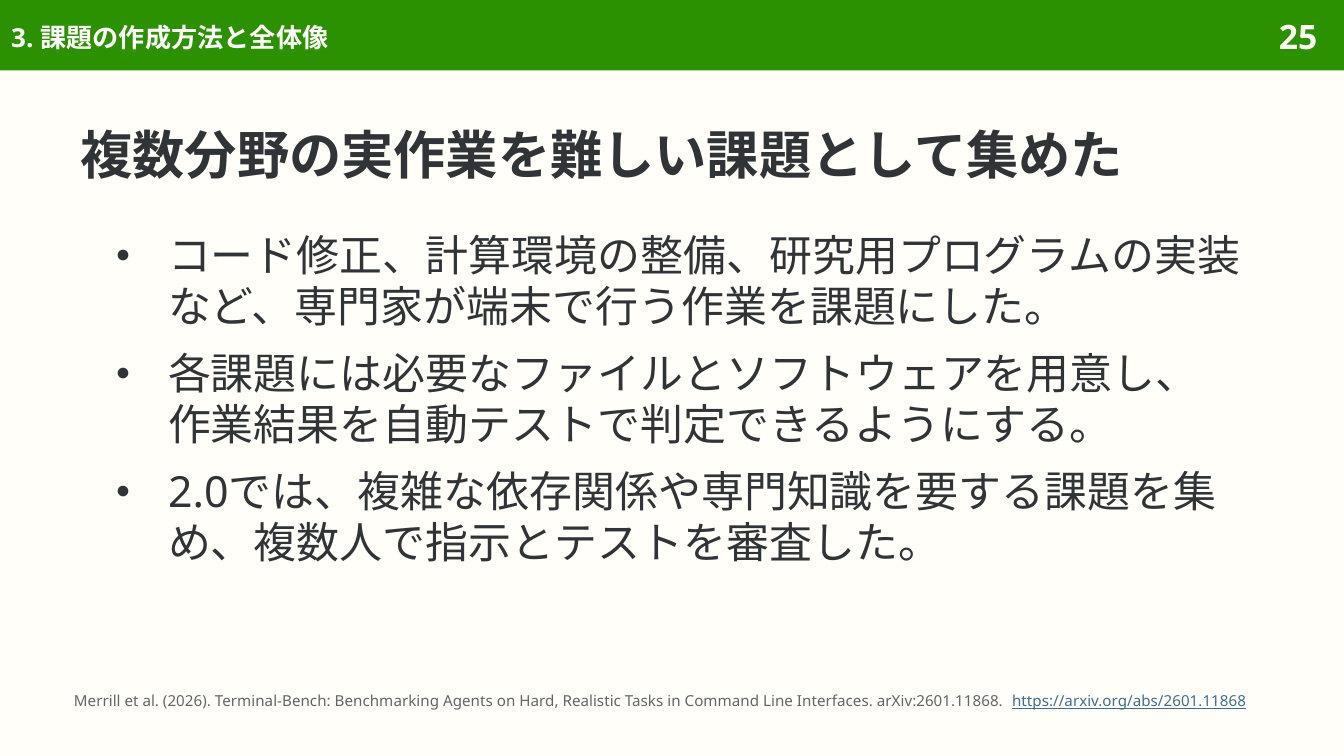
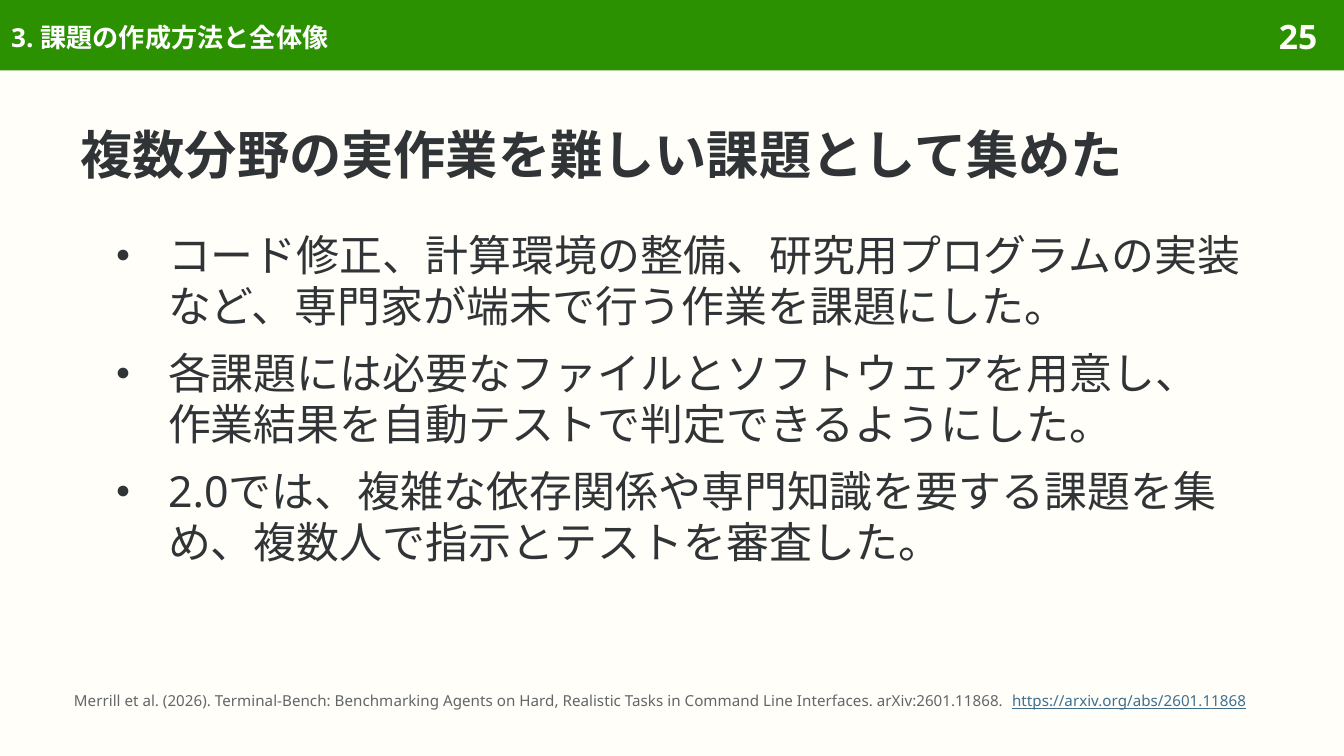
Before and after one commit to sasakiy84/datasets-in-10-minutes, a slide deck: slide 25 of slides/datasets-in-10-minutes-terminal-bench.pptx. Drawn at 1344x756 pixels with LibreOffice and Linux fonts; fonts in the diff are those of the drawing. Boxes give left, top, right and bottom in pixels: in the first picture for what was removed or moved away, otherwise in the second. Text is boxed around its words. In the diff, an @@ line names an element or a change of style, - is before the commit and + after.

```diff
--- a/slides/datasets-in-10-minutes-terminal-bench.pptx
+++ b/slides/datasets-in-10-minutes-terminal-bench.pptx
@@ text at [168,352,1199,444]: text changed @@
-● 各課題には必要なファイルとソフトウェアを用意し、作業結果を自動テストで判定できるようにする。
+● 各課題には必要なファイルとソフトウェアを用意し、作業結果を自動テストで判定できるようにした。
```
Also in this commit, not shown: 10 other slides changed, 7 other files.
